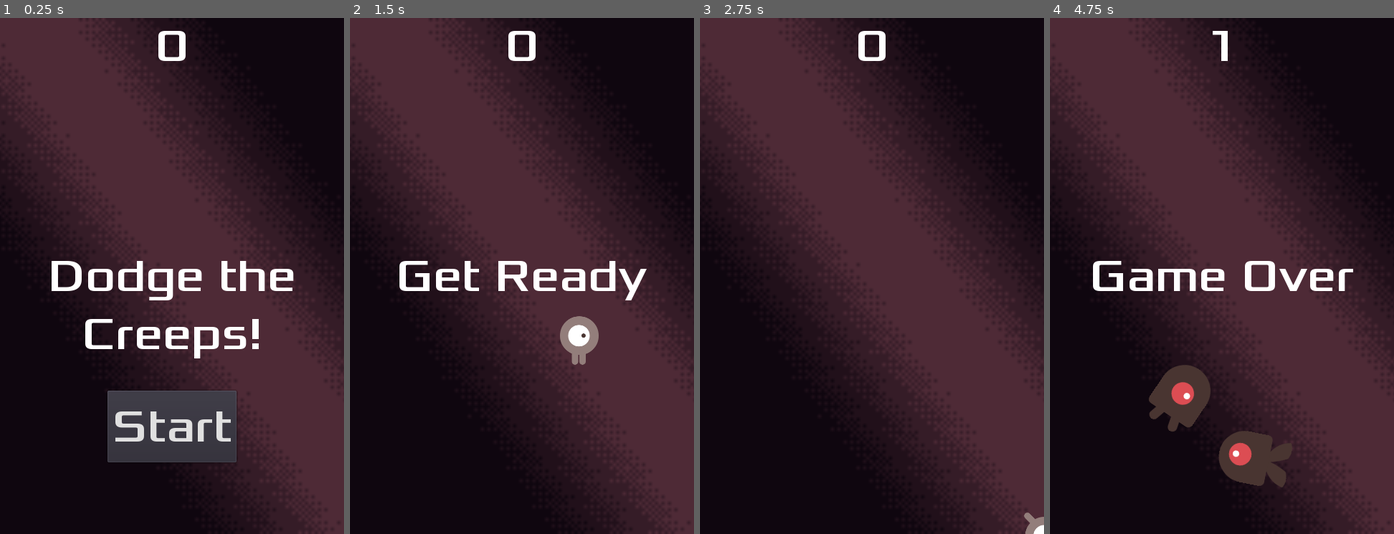
Above: before the commit, frames 1-4 (left to right).
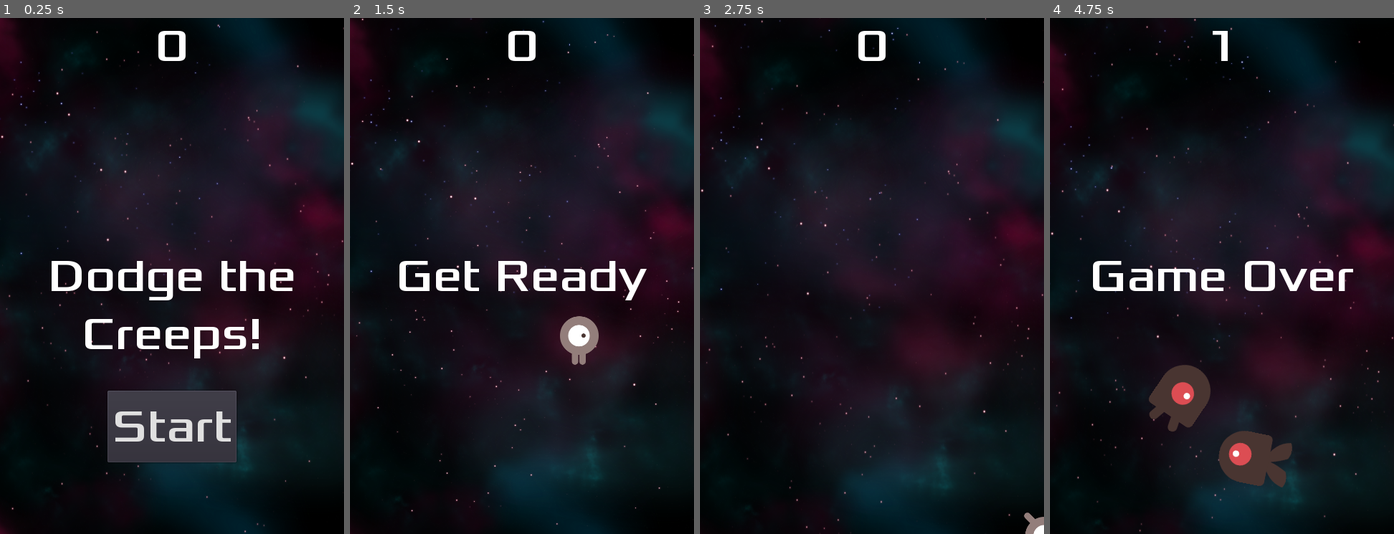
Above: after the commit, the same moments.

Repository: SebastienFCT/dodge-the-creeps-godot-toturial
Game: Godot game, scene res://scenes/Main.tscn
Two runs of this game, one before a commit and one after it. Both use one fixed random seed, a clock stepped at 60 frames per second and the inputs below.
Inputs:
- Up to frame 1 (0.25 s): no input
- Up to frame 2 (1.5 s): click "Start" at 0.5 s; tap Enter (start_game) at 1.25, 1.35 s; hold Right (move_right) from 1.28 s (still down)
- Up to frame 3 (2.75 s): release Right (move_right) at 2.03 s; hold Down (move_down) from 2.03 s (still down); tap Enter (start_game) at 2.1 s
- Up to frame 4 (4.75 s): release Down (move_down) at 2.78 s; hold Right (move_right) 2.78-3.53 s; tap Enter (start_game) at 2.85, 3.6, 4.35 s; hold Up (move_up) 3.53-4.28 s; hold Left (move_left) from 4.28 s (still down)

The runs differ from the first frame. In frame 1, 55% of the frame differs, in the area x 0-100%, y 0-100%; in frame 2, 57%; in frame 3, 58%; in frame 4, 56%.

Commit message:
adds parallax effect

Diff:
--- a/scenes/Main.tscn
+++ b/scenes/Main.tscn
@@ -7,6 +7,24 @@
 [ext_resource path="res://art/gameover.wav" type="AudioStream" id=5]
 [ext_resource path="res://art/House In a Forest Loop.ogg" type="AudioStream" id=6]
 [ext_resource path="res://art/background.png" type="Texture" id=7]
+[ext_resource path="res://art/stars_1.png" type="Texture" id=8]
+[ext_resource path="res://art/stars_2.png" type="Texture" id=9]
+
+[sub_resource type="GDScript" id=2]
+script/source = "extends ParallaxBackground
+
+var scroll_y = 0
+
+# Called when the node enters the scene tree for the first time.
+func _ready():
+	pass # Replace with function body.
+
+
+# Called every frame. 'delta' is the elapsed time since the previous frame.
+func _process(delta):
+	scroll_offset.y += 100 * delta
+	pass
+"
 
 [sub_resource type="Curve2D" id=1]
 _data = {
@@ -18,11 +36,30 @@
 mob_scene = ExtResource( 3 )
 
 [node name="ParallaxBackground" type="ParallaxBackground" parent="."]
+script = SubResource( 2 )
 
-[node name="TextureRect" type="TextureRect" parent="."]
-margin_right = 480.0
-margin_bottom = 720.0
+[node name="Background" type="ParallaxLayer" parent="ParallaxBackground"]
+motion_scale = Vector2( 0.1, 0.1 )
+motion_mirroring = Vector2( 0, 720 )
+
+[node name="Sprite" type="Sprite" parent="ParallaxBackground/Background"]
+position = Vector2( 240, 360 )
 texture = ExtResource( 7 )
+
+[node name="Stars_1" type="ParallaxLayer" parent="ParallaxBackground"]
+motion_scale = Vector2( 0.3, 0.3 )
+motion_mirroring = Vector2( 0, 720 )
+
+[node name="Sprite" type="Sprite" parent="ParallaxBackground/Stars_1"]
+position = Vector2( 240, 368 )
+texture = ExtResource( 8 )
+
+[node name="Stars_2" type="ParallaxLayer" parent="ParallaxBackground"]
+motion_scale = Vector2( 0.2, 0.2 )
+motion_mirroring = Vector2( 0, 720 )
+
+[node name="Sprite" type="Sprite" parent="ParallaxBackground/Stars_2"]
+texture = ExtResource( 9 )
 
 [node name="Player" parent="." instance=ExtResource( 1 )]
 
--- a/scripts/Main.gd
+++ b/scripts/Main.gd
@@ -6,7 +6,6 @@
 # Called when the node enters the scene tree for the first time.
 func _ready():
 	randomize()
-
 
 # Called every frame. 'delta' is the elapsed time since the previous frame.
 func _process(delta):
Binary file changed: art/background.png
Binary file added: art/stars_1.png
Not shown, added: art/stars_1.png.import
Binary file added: art/stars_2.png
Not shown, added: art/stars_2.png.import
Not shown: 1 places in scenes/Main.tscn that only renumber resources
Not shown, changed: art/src/parallax.afdesign
